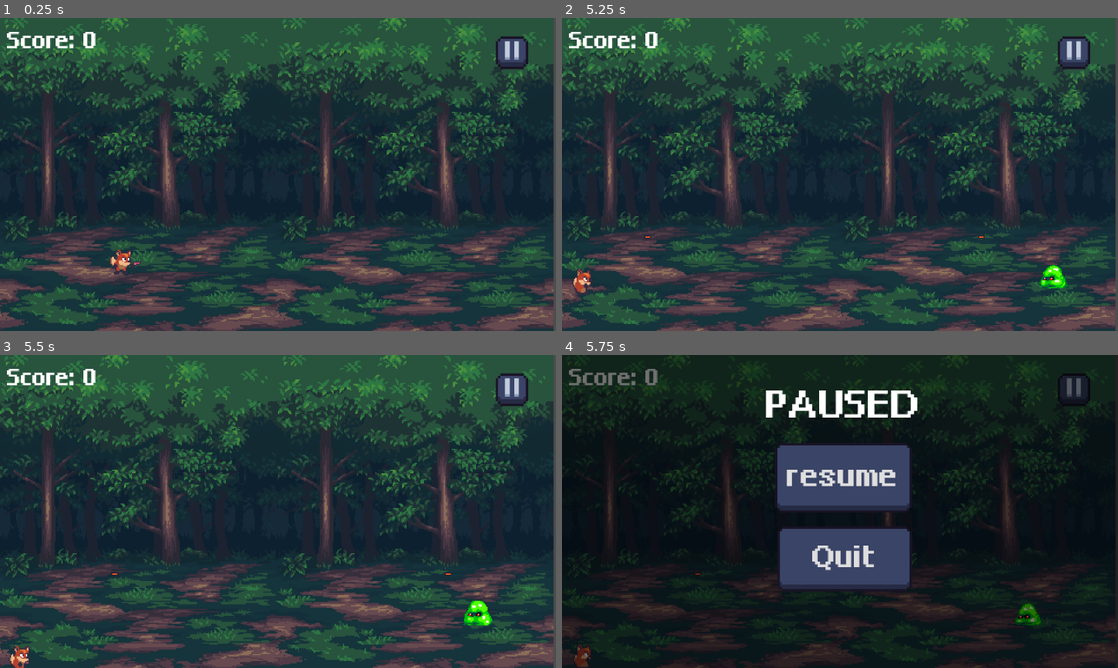
Above: before the commit, frames 1-4 (two rows, left to right).
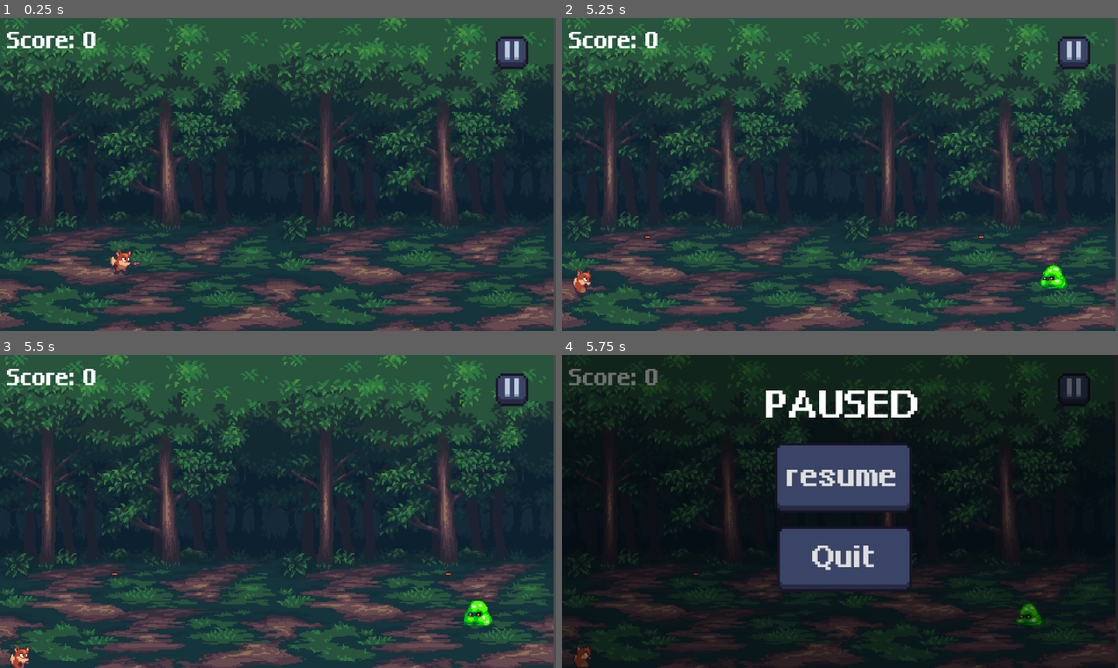
Above: after the commit, the same moments.

Repository: smallclover/dogot-demo
Game: Godot game, scene res://Scenes/Game.tscn
Same seed, same stepped clock (60 frames per second), same inputs: the game is played once before the commit and once after it.
Inputs (mouse positions are in pixels of both pictures, inside the frame that each line leads up to):
- Up to frame 1 (0.25 s): no input
- Up to frame 2 (5.25 s): tap Enter at 0.5 s; hold W (up) 0.53-1.25 s; click (1073, 52) at 1.25 s; click "resume" at 2 s; hold W (up) 2.78-3.53 s; hold A (left) 3.53-5.03 s; hold S (down) from 5.03 s (still down)
- Up to frame 3 (5.5 s): keep holding S (down)
- Up to frame 4 (5.75 s): keep holding S (down); tap Escape (Esc) at 5.65 s

Frames 1-3 are identical in both runs. In frame 4, less than 0.1% of the frame differs, in the area x 23-87%, y 69-87%.

Commit message:
修改 暂停菜单

Diff:
--- a/Script/menu.gd
+++ b/Script/menu.gd
@@ -9,13 +9,16 @@
 
 # Called every frame. 'delta' is the elapsed time since the previous frame.
 func _process(delta: float) -> void:
-	if Input.is_action_just_pressed("Esc"):
-		if not get_tree().paused:
-			get_tree().paused = true
-			pause_panel.visible = true
-		else:
-			get_tree().paused = false
-			pause_panel.visible = false
+	pass
+
+# 监听esc菜单
+func _input(event: InputEvent) -> void:
+	if event is InputEventKey:
+		if event.keycode == KEY_ESCAPE and event.pressed:
+			if not get_tree().paused:
+				pause()
+			else:
+				unpause()
 
 func pause():
 	get_tree().paused = true
